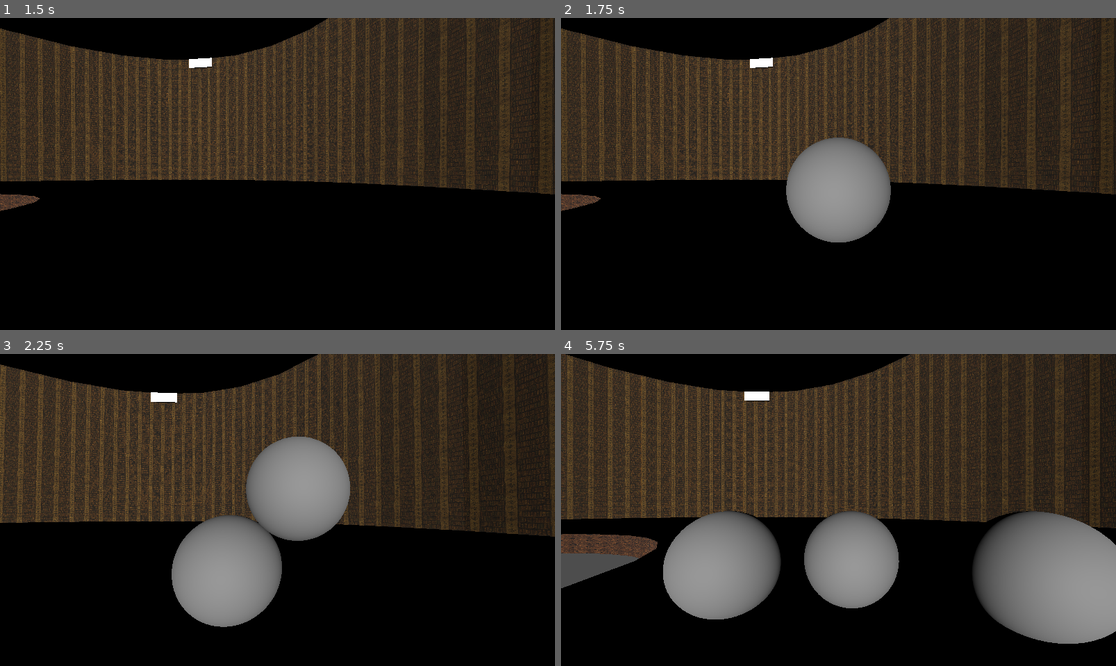
Above: before the commit, frames 1-4 (two rows, left to right).
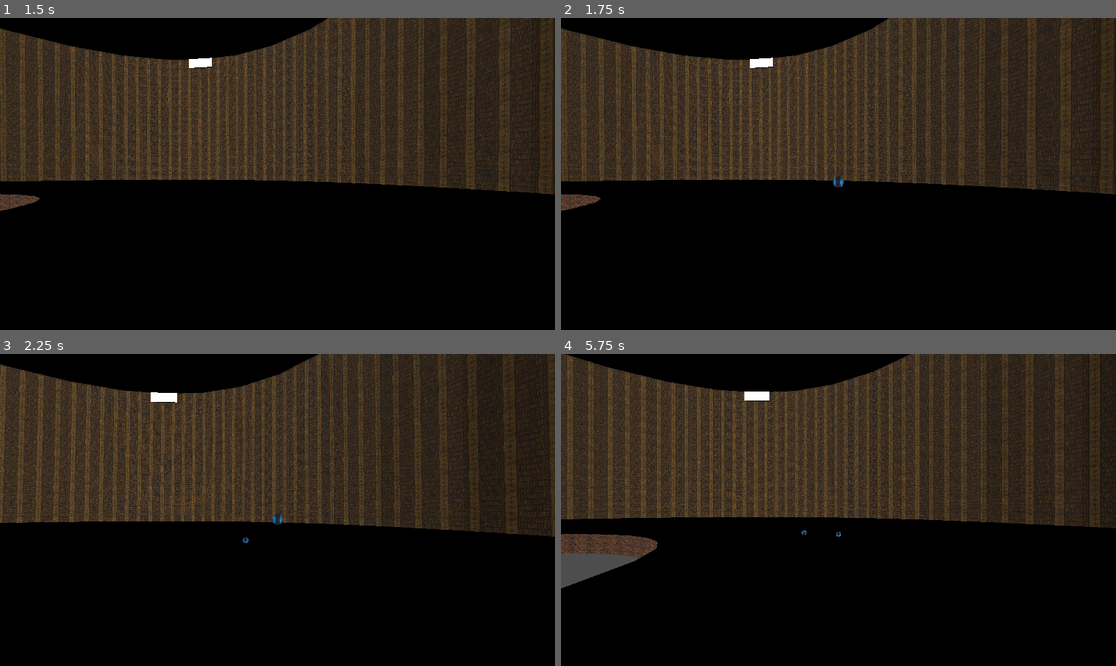
Above: after the commit, the same moments.

Repository: tharpm95/orb_thrower
Game: Godot game, scene res://worlds/level_1.tscn
Same seed, same stepped clock (60 frames per second), same inputs: the game is played once before the commit and once after it.
Inputs (mouse positions are in pixels of both pictures, inside the frame that each line leads up to):
- Up to frame 1 (1.5 s): move the mouse to (305, 174) at 0.52 s; hold A (A) 0.53-1.28 s; tap D (D) at 0.8, 1.35 s; move the mouse to (249, 174) at 1.27 s
- Up to frame 2 (1.75 s): click (810, 174) at 1.55 s
- Up to frame 3 (2.25 s): move the mouse to (288, 503) at 2.02 s; press the mouse at (288, 503) at 2.03 s
- Up to frame 4 (5.75 s): tap S (S) at 2.3, 2.85, 5.3 s; move the mouse to (832, 516) at 2.77 s; release the mouse at (832, 516) at 2.78 s; tap A (A) at 3.05 s; move the mouse to (877, 513) at 3.52 s; hold A (A) 3.53-4.28 s; tap D (D) at 3.8, 4.35 s; move the mouse to (794, 506) at 4.27 s; click (794, 506) at 4.55 s; move the mouse to (844, 510) at 5.02 s; press the mouse at (844, 510) at 5.03 s

Frame 1 is identical in both runs. In frame 2, 5.0% of the frame differs, in the area x 40-60%, y 38-72%; in frame 3, 11%; in frame 4, 19%, in the area x 18-100%, y 50-93%.

Commit message:
Better orb throwing

Diff:
--- a/scenes/fire_particles.tscn
+++ b/scenes/fire_particles.tscn
@@ -3,12 +3,14 @@
 [ext_resource type="Texture2D" uid="uid://bcp8g0ca58anx" path="res://textures/001.png" id="1_v7iet"]
 
 [sub_resource type="ParticleProcessMaterial" id="ParticleProcessMaterial_t1yik"]
-emission_shape_offset = Vector3(3, 0, 0)
-direction = Vector3(0, 1, 0)
-spread = 7.659
-initial_velocity_min = 6.87
-initial_velocity_max = 10.0
-gravity = Vector3(0, -10, 0)
+emission_shape = 6
+emission_ring_axis = Vector3(0, 0, 0)
+emission_ring_height = 0.1
+emission_ring_radius = 0.1
+emission_ring_inner_radius = 0.0
+direction = Vector3(0, 0, 0)
+spread = 0.0
+gravity = Vector3(0, 0, 0)
 scale_min = 0.3
 scale_max = 0.3
 color = Color(1, 0.280054, 0.144433, 1)
@@ -20,12 +22,14 @@
 
 [sub_resource type="SphereMesh" id="SphereMesh_d8s21"]
 material = SubResource("StandardMaterial3D_h21d4")
+radius = 0.02
+height = 0.04
 
 [node name="Node3D" type="Node3D"]
 
 [node name="GPUParticles3D" type="GPUParticles3D" parent="."]
 transform = Transform3D(1, 0, 0, 0, 1, 0, 0, 0, 1, -0.00882435, 0.0447311, -0.0156651)
-amount = 6
+amount = 20
 fixed_fps = 60
 trail_lifetime = 0.2
 process_material = SubResource("ParticleProcessMaterial_t1yik")
--- a/scenes/orb.tscn
+++ b/scenes/orb.tscn
@@ -1,6 +1,11 @@
-[gd_scene load_steps=3 format=3 uid="uid://cplblf44s6jfc"]
+[gd_scene load_steps=5 format=3 uid="uid://cplblf44s6jfc"]
+
+[ext_resource type="Texture2D" uid="uid://uwlietb8xbpm" path="res://textures/002.png" id="1_oux4f"]
 
 [sub_resource type="SphereMesh" id="SphereMesh_btahu"]
+
+[sub_resource type="StandardMaterial3D" id="StandardMaterial3D_p0kfk"]
+albedo_texture = ExtResource("1_oux4f")
 
 [sub_resource type="SphereShape3D" id="SphereShape3D_28xq2"]
 
@@ -9,7 +14,10 @@
 [node name="RigidBody3D" type="RigidBody3D" parent="."]
 
 [node name="MeshInstance3D" type="MeshInstance3D" parent="RigidBody3D"]
+transform = Transform3D(0.2, 0, 0, 0, 0.2, 0, 0, 0, 0.2, 0, 0, 0)
 mesh = SubResource("SphereMesh_btahu")
+surface_material_override/0 = SubResource("StandardMaterial3D_p0kfk")
 
 [node name="CollisionShape3D" type="CollisionShape3D" parent="RigidBody3D"]
+transform = Transform3D(0.2, 0, 0, 0, 0.2, 0, 0, 0, 0.2, 0, 0, 0)
 shape = SubResource("SphereShape3D_28xq2")
--- a/scripts/movement.gd
+++ b/scripts/movement.gd
@@ -4,6 +4,7 @@
 const JUMP_VELOCITY = 4.5
 const FALL_THRESHOLD = -100.0
 const LAUNCH_FORCE = 10.0
+const SPHERE_LIFETIME = 2.0 # Lifetime of a sphere in seconds
 
 @onready var camera = $Camera3D
 
@@ -65,22 +66,27 @@
 func launch_sphere():
 	if sphere_scene:
 		var sphere_instance = sphere_scene.instantiate()
-		add_child(sphere_instance)
+		get_tree().root.add_child(sphere_instance)
 
-		# Position the sphere slightly in front of the camera, in the direction the camera is facing
-		var start_position = camera.global_transform.origin - camera.basis.z * 2  # Adjusted to move forward in the camera's view
+		var start_position = camera.global_transform.origin - camera.basis.z * 2
 		sphere_instance.global_transform.origin = start_position
-		print("Sphere initialized at: ", sphere_instance.global_transform.origin)
 
-		# Hardcoded impulse direction
-		var hardcoded_direction = Vector3(1, 0, 1).normalized()
-		print("Applying impulse: ", hardcoded_direction)
+		var sphere_rigidbody = sphere_instance.get_node("RigidBody3D") if sphere_instance else null
+		if sphere_rigidbody:
+			var camera_forward = -camera.basis.z.normalized()
+			sphere_rigidbody.apply_impulse(camera_forward * LAUNCH_FORCE)
 
-		# Apply force to the sphere in this hardcoded direction
-		var sphere_rigidbody = sphere_instance as RigidBody3D
-		if sphere_rigidbody:
-			sphere_rigidbody.apply_central_impulse(hardcoded_direction * LAUNCH_FORCE)
-			print("Sphere velocity after impulse: ", sphere_rigidbody.linear_velocity)
+			# Start a timer to remove the sphere after its lifetime
+			var sphere_timer = Timer.new()
+			sphere_timer.one_shot = true
+			sphere_timer.wait_time = SPHERE_LIFETIME
+			sphere_instance.add_child(sphere_timer)
+			sphere_timer.start()
+
+			# Connect the timeout to remove the sphere
+			sphere_timer.timeout.connect(func() -> void:
+				sphere_instance.queue_free()
+			)
 
 func _resurrect():
 	global_transform.origin = start_position
--- a/worlds/level_1.tscn
+++ b/worlds/level_1.tscn
@@ -19,7 +19,6 @@
 shape = SubResource("CapsuleShape3D_cba7o")
 
 [node name="Camera3D" type="Camera3D" parent="CharacterBody3D"]
-editor_description = ""
 transform = Transform3D(-0.0391377, 0, 0.999234, 0, 1, 0, -0.999234, 0, -0.0391377, 0.160954, 0, 0.26498)
 script = ExtResource("2_d2paj")
 
Binary file added: textures/002.png
